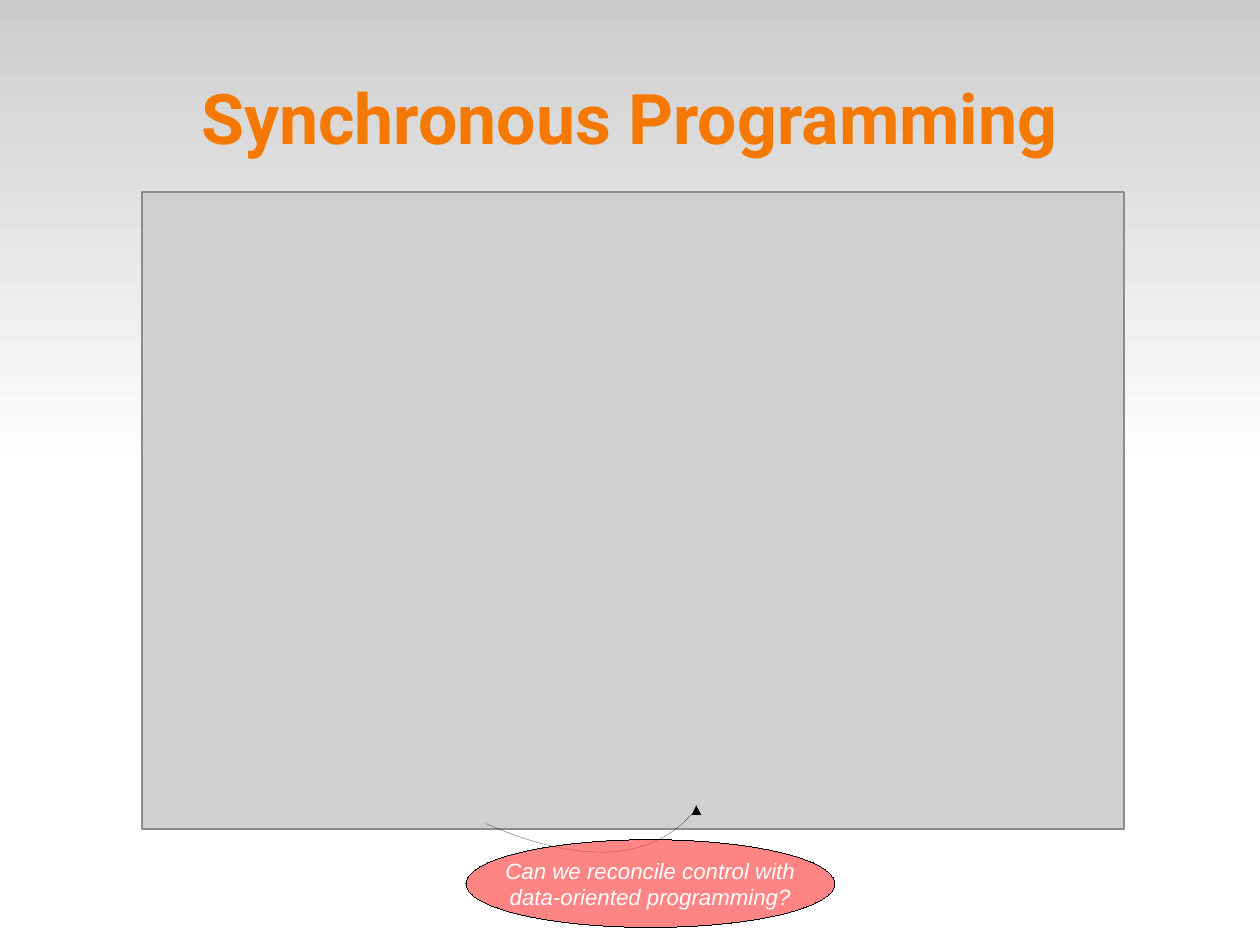
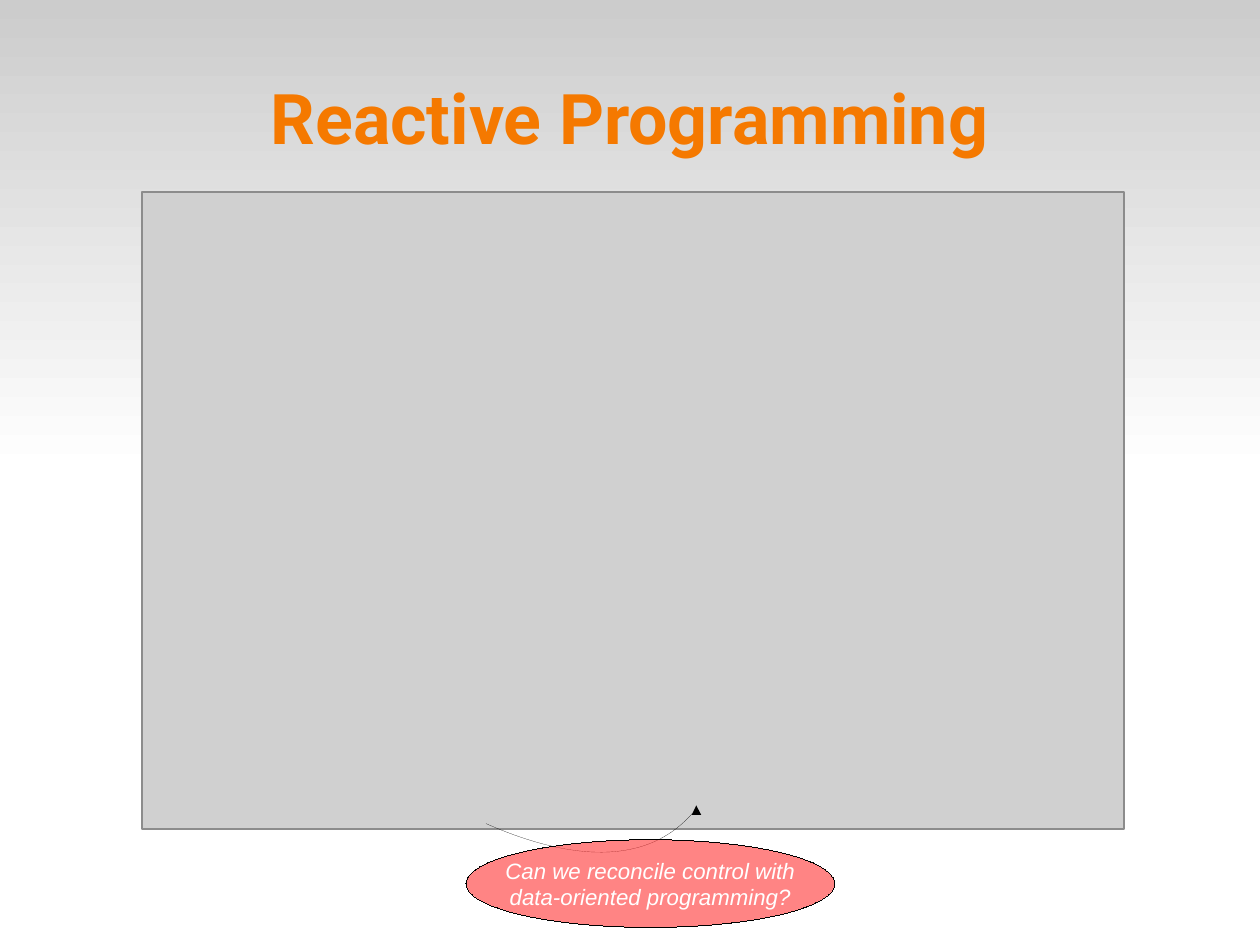
Before and after one commit to fsantanna-no/ceu-docs, a slide deck: slide 3 of ceu_curryon.odp. Drawn at 1260x945 pixels with LibreOffice and Linux fonts; fonts in the diff are those of the drawing; grey boxes stand for pictures. Boxes give left, top, right and bottom in pixels: in the first picture for what was removed or moved away, otherwise in the second. Text is boxed around its words. In the diff, an @@ line names an element or a change of style, - is before the commit and + after.

```diff
--- a/ceu_curryon.odp
+++ b/ceu_curryon.odp
@@ title at [271, 92, 988, 159]: text changed @@
-Synchronous Programming
+Reactive Programming
```
Also in this commit, not shown: 3 other slides changed, 2 slides added, 3 slides removed, 4 other files.
